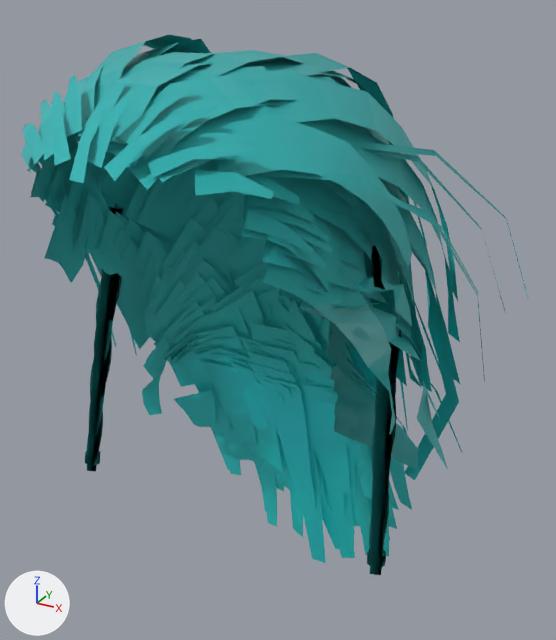
Two versions of the glTF model assets/giant/parts/Hair_long_loose.glb, one commit apart.
Before and after are seen from a 50 mm lens placed at (0.429, -0.718, 3.73), pointed at (-0.018, 0.095, 3.324). Lighting does not change. The marker at lower left points along +X, +Y and +Z. The first picture is the older version. Vertices at exactly the same position are counted once.

Before the edit, the objects in view are built like this:
```python
me_hair_long_loose = bpy.data.meshes.new('Hair_long_loose')
me_hair_long_loose.from_pydata(...)  # 6592 vertices, 5874 faces; spans x -0.312..0.268, y -0.27..0.33, z 2.85..3.682
me_hair_long_loose.materials.append(mat_defaultmaterial)
ob_hair_long_loose = bpy.data.objects.new('Hair_long_loose', me_hair_long_loose)
ob_hair_long_loose.location = (0.0, 0.0, 0.0)
```
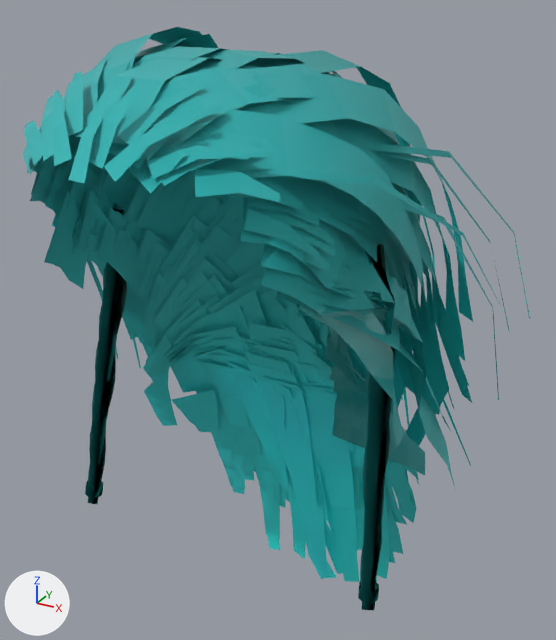
Edits to the bpy script that builds the scene:
```text
Change me_hair_long_loose:
    used by ob_hair_long_loose; location = (0.0, 0.0, 0.0)
    remove me_hair_long_loose.from_pydata(...)  # 6592 vertices, 5874 faces; spans x -0.312..0.268, y -0.27..0.33, z 2.85..3.682
    add me_hair_long_loose.from_pydata(...)  # 6592 vertices, 5874 faces; spans x -0.337..0.271, y -0.27..0.363, z 2.799..3.688
    me_hair_long_loose part 1: the loose piece of 12 vertices spanning x -0.115..-0.04, y 0.013..0.15, z 3.269..3.519 is multiplied about its middle by the matrix ((1.12, -0.002, -0.005), (0.002, 1.12, 0.004), (0.005, -0.004, 1.12)), then moved by (0.004, 0.005, -0.012)
    me_hair_long_loose part 2: the loose piece of 12 vertices spanning x 0.132..0.168, y -0.116..0.058, z 3.307..3.538 is scaled about its middle by 1.12, then moved by (0.001, 0.008, -0.011)
    me_hair_long_loose part 3: the loose piece of 12 vertices spanning x 0.061..0.159, y -0.154..0.097, z 3.435..3.645 is scaled about its middle by (1.12, 1.11, 1.12), then moved by (0.003, 0.014, -0.011)
    me_hair_long_loose part 4: the loose piece of 12 vertices spanning x -0.175..-0.096, y -0.02..0.098, z 3.189..3.321 is multiplied about its middle by the matrix ((1.12, 0.017, -0.018), (-0.017, 1.12, 0.009), (0.018, -0.009, 1.12)), then moved by (-0.001, 0.005, -0.007)
    me_hair_long_loose part 5: the loose piece of 18 vertices spanning x -0.161..-0.021, y -0.228..0.024, z 3.522..3.664 is scaled about its middle by (1.13, 1.12, 1.12), then moved by (-0.006, 0.015, -0.004)
    me_hair_long_loose part 6: 6213 of 6592 vertices moved; they spanned x -0.312..0.268, y -0.27..0.33, z 2.85..3.682 and now span x -0.337..0.271, y -0.27..0.363, z 2.799..3.688; mean shift (0.0, 0.008, -0.016); largest move (-0.074, 0.167, 3.102) -> (-0.076, 0.302, 3.088)
    me_hair_long_loose part 7: 1883 kept faces spanning x -0.337..0.235, y -0.099..0.363, z 2.799..3.513 get new vertex colours; the middle colour goes from cyan #31dcdf to cyan #31dfe2
    other edits to the shape of me_hair_long_loose do not show in these pictures
```

Changed parts and their boxes [x1, y1, x2, y2] in the pictures (556 x 640 px; the box of a moved part takes in the faces that stretch with it):
'Hair_long_loose', reshaped (8% taller): before [21, 35, 529, 575]; after [23, 27, 530, 610]
part 1 of me_hair_long_loose, moved or reshaped: before [175, 193, 226, 221]; after [174, 195, 225, 226]
part 2 of me_hair_long_loose, moved or reshaped (not visible before): after [394, 360, 400, 396]
part 3 of me_hair_long_loose, moved or reshaped (not visible afterwards): before [350, 123, 367, 134]
part 4 of me_hair_long_loose, moved or reshaped: before [162, 332, 196, 386]; after [164, 330, 199, 393]
part 5 of me_hair_long_loose, moved or reshaped: before [63, 68, 102, 128]; after [63, 60, 107, 137]
part 6 of me_hair_long_loose, moved or reshaped: before [21, 35, 529, 575]; after [23, 27, 530, 610]
part 7 of me_hair_long_loose, edited (looks the same): [141, 243, 449, 563] in both
